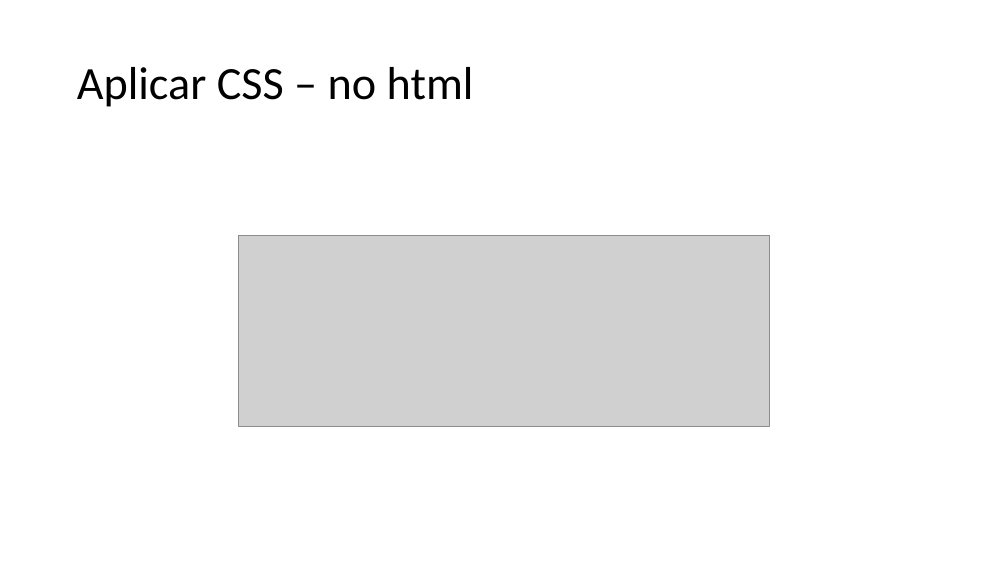
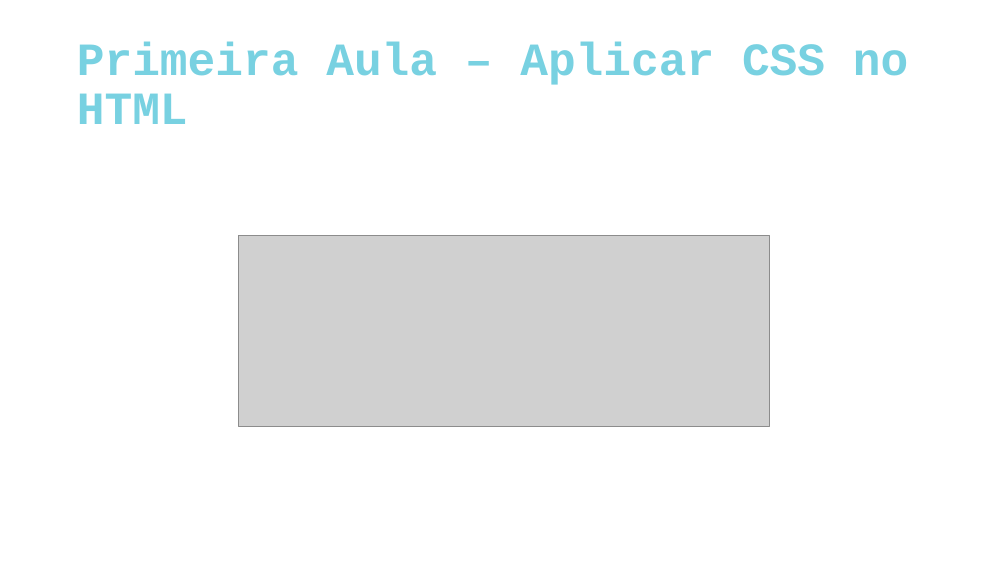
Before and after one commit to Lucas-Pontes-Soares/IgniteLab, a slide deck: slide 6 of src/AulasReact.pptx (slide 2 before the commit). Drawn at 1008x567 pixels with LibreOffice and Linux fonts; fonts in the diff are those of the drawing; grey boxes stand for pictures. Boxes give left, top, right and bottom in pixels: in the first picture for what was removed or moved away, otherwise in the second. Text is boxed around its words. In the diff, an @@ line names an element or a change of style, - is before the commit and + after.

Commit message:
Terminando a primeira aula

```diff
--- a/src/AulasReact.pptx
+++ b/src/AulasReact.pptx
@@ title at <box>77,42,908,124</box>: text changed; font Calibri to Courier New; text colour #000000 to #78D1E1; bold on @@
-Aplicar CSS – no html
+Primeira Aula – Aplicar CSS no HTML
```
Also in this commit, not shown: 1 other slide changed, 11 slides added, 1 slide removed, 7 other files.
